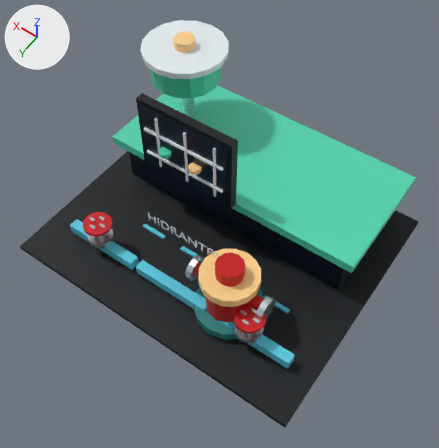
A saved change to the glTF model public/models/jarcedev/v1/hidrantes-station.glb.
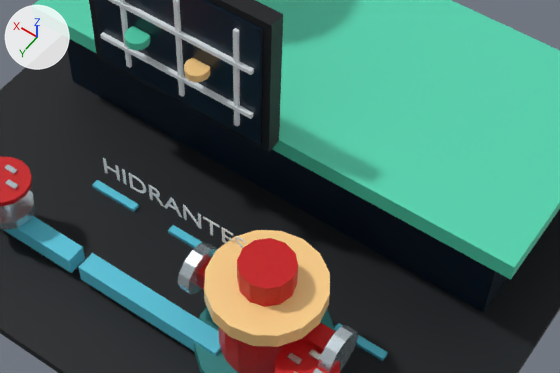
Each version is shown whole from a 50 mm lens placed at (-7.24, 10.32, 16.69), pointed at (-0.46, 0.83, 1.77), then close up on the part from 22% to 86% of the width and 30% to 71% of the height. The lights are fixed; the arrows at upper left show +X, +Y and +Z. The older version's two pictures come first. Where no turn or scale is listed for an object, it has been applied to the vertices. Vertices at exactly the same position are counted once.

The older version as bpy lines, for what is in view:
```python
me_cube_232 = bpy.data.meshes.new('Cube.232')
me_cube_232.from_pydata(...)  # a box spanning x -5.25..5.25, y -4.4..4.4, z -0.09..0.09; a box spanning x -0.51..2.97, y 0.01..0.29, z 2.03..4.78
me_cube_232.materials.append(mat_jd_navy)  # picture img_jd_navy_albedo
me_cube_238 = bpy.data.meshes.new('Cube.238')
me_cube_238.from_pydata(...)  # a box spanning x -1.59..1.59, y -0.03..0.03, z -1.24..1.24
me_cube_238.materials.append(mat_jd_glass)  # picture img_jd_glass_albedo
me_cylinder_047 = bpy.data.meshes.new('Cylinder.047')
me_cylinder_047.from_pydata(...)  # 3994 vertices, 7944 faces; spans x -4.57..1.42, y -1.42..4.49, z -2.82..0.1
me_cylinder_047.materials.append(mat_jd_white)  # white #e9f1f5
ob_batch_hidrantes_root_jd_navy = bpy.data.objects.new('Batch_Hidrantes_ROOT_JD_navy', me_cube_232)
ob_batch_hidrantes_root_jd_navy.location = (0.0, 0.0, -0.06)
ob_batch_hidrantes_root_jd_white = bpy.data.objects.new('Batch_Hidrantes_ROOT_JD_white', me_cylinder_047)
ob_batch_hidrantes_root_jd_white.location = (3.22, -2.42, 4.77)
ob_hydrantmapboardscreen = bpy.data.objects.new('HydrantMapBoardScreen', me_cube_238)
ob_hydrantmapboardscreen.location = (1.23, 0.31, 3.34)
# also in view: 'Batch_Hidrantes_ROOT_JD_red_bright' at (-0.03, 2.59, 1.84); 'HeroHydrantFoot' at (-1.9, 2.33, 0.32); 'Batch_Hidrantes_ROOT_JD_chrome' at (0.04, 0.29, 2.25); 'Batch_Hidrantes_ROOT_JD_cyan' at (-0.15, 2.13, 0.29); 'WaterworksMain' at (0.0, -2.14, 0.86)
```
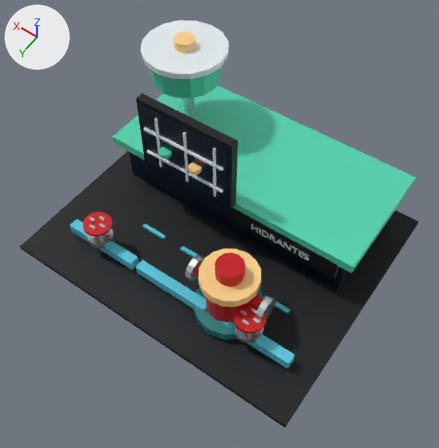
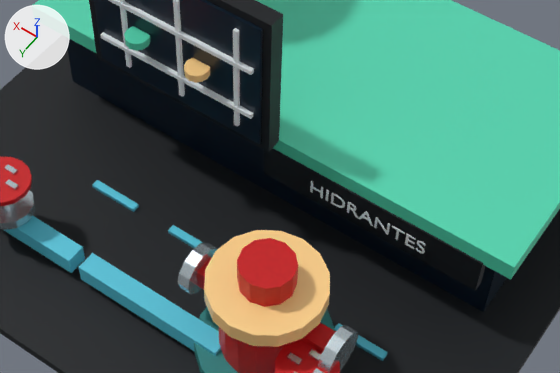
Patch to the scene script:
```diff
--- a/public/models/jarcedev/v1/hidrantes-station.glb.py
+++ b/public/models/jarcedev/v1/hidrantes-station.glb.py
@@ me_cube_232 @@
 # used by ob_batch_hidrantes_root_jd_navy; location = (0.0, 0.0, -0.06)
-me_cube_232.from_pydata(...)  # 16 vertices, 24 faces; spans x -5.25..5.25, y -4.4..4.4, z -0.09..4.78
+me_cube_232.from_pydata(...)  # 24 vertices, 36 faces; spans x -5.25..5.25, y -4.4..4.4, z -0.09..4.78
+# me_cube_232 part 1: a new loose piece, a box spanning x -4.19..-0.25, y -0.12..0.05, z 1.07..1.79, in mat_jd_navy (picture img_jd_navy_albedo)
 me_cube_232.materials.append(mat_jd_navy)
@@ me_cylinder_047 @@
 # used by ob_batch_hidrantes_root_jd_white; location = (3.22, -2.42, 4.77)
-me_cylinder_047.from_pydata(...)  # 3994 vertices, 7944 faces; spans x -4.57..1.42, y -1.42..4.49, z -2.82..0.1
+me_cylinder_047.from_pydata(...)  # 3994 vertices, 7944 faces; spans x -6.5..1.42, y -1.42..2.83, z -3.52..0.1
+# me_cylinder_047 part 2: the loose piece of 1464 vertices spanning x -4.57..-4.37, y 4.48..4.49, z -2.82..-2.46 is scaled about its middle by (0.785, 1, 0.784), then moved by (-1.95, -1.99, -0.74)
+# me_cylinder_047 part 3: the loose piece of 144 vertices spanning x -4.34..-4.13, y 4.48..4.49, z -2.81..-2.46 is scaled about its middle by (0.785, 1, 0.785), then moved by (-2.0, -1.99, -0.74)
+# me_cylinder_047 part 4: the loose piece of 96 vertices spanning x -4.09..-3.79, y 4.48..4.49, z -2.81..-2.46 is scaled about its middle by (0.785, 1, 0.785), then moved by (-2.06, -1.99, -0.74)
+# me_cylinder_047 part 5: the loose piece of 120 vertices spanning x -3.75..-3.42, y 4.48..4.49, z -2.81..-2.46 is scaled about its middle by (0.784, 1, 0.785), then moved by (-2.14, -1.99, -0.74)
+# me_cylinder_047 part 6: the loose piece of 1258 vertices spanning x -3.39..-2.78, y 4.48..4.49, z -2.81..-2.46 is scaled about its middle by (0.785, 1, 0.784), then moved by (-2.25, -1.99, -0.74)
+# me_cylinder_047 part 7: the loose piece of 648 vertices spanning x -2.72..-2.39, y 4.48..4.49, z -2.81..-2.46 is scaled about its middle by (0.785, 1, 0.784), then moved by (-2.36, -1.99, -0.74)
+# me_cylinder_047 part 8: the loose piece of 48 vertices spanning x -2.32..-2.27, y 4.48..4.49, z -2.81..-2.46 is scaled about its middle by (0.789, 1, 0.785), then moved by (-2.42, -1.99, -0.74)
+# me_cylinder_047 part 9: the loose piece of 144 vertices spanning x -2.19..-1.89, y 4.48..4.49, z -2.81..-2.46 is scaled about its middle by (0.784, 1, 0.785), then moved by (-2.47, -1.99, -0.74)
 me_cylinder_047.materials.append(mat_jd_white)
```

Boxes [x1, y1, x2, y2] around the edits, measured in the close-ups (560 x 373 px; the box of a moved part takes in the faces that stretch with it):
'Batch_Hidrantes_ROOT_JD_white', reshaped: before [100, 0, 254, 249]; after [100, 0, 426, 254]
part 1 of me_cube_232, added: after [264, 148, 485, 291]
part 2 of me_cylinder_047, moved or reshaped: before [235, 237, 246, 249]; after [416, 241, 426, 254]
part 3 of me_cylinder_047, moved or reshaped: before [222, 227, 233, 243]; after [405, 234, 416, 249]
part 4 of me_cylinder_047, moved or reshaped: before [203, 216, 220, 236]; after [392, 226, 405, 240]
part 5 of me_cylinder_047, moved or reshaped: before [183, 204, 202, 229]; after [374, 217, 390, 235]
part 6 of me_cylinder_047, moved or reshaped: before [149, 185, 182, 217]; after [347, 201, 373, 226]
part 7 of me_cylinder_047, moved or reshaped: before [129, 173, 146, 193]; after [331, 193, 345, 208]
part 8 of me_cylinder_047, moved or reshaped: before [122, 169, 127, 185]; after [326, 190, 329, 201]
part 9 of me_cylinder_047, moved or reshaped: before [103, 158, 120, 181]; after [310, 181, 323, 198]
